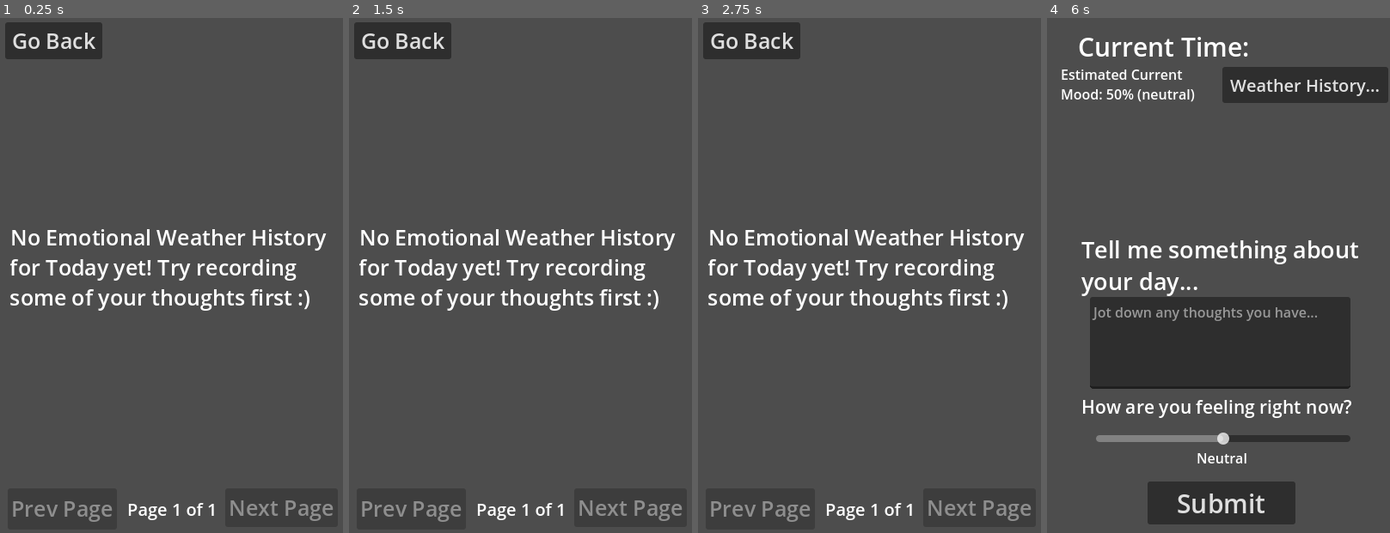
Above: before the commit, frames 1-4 (left to right).
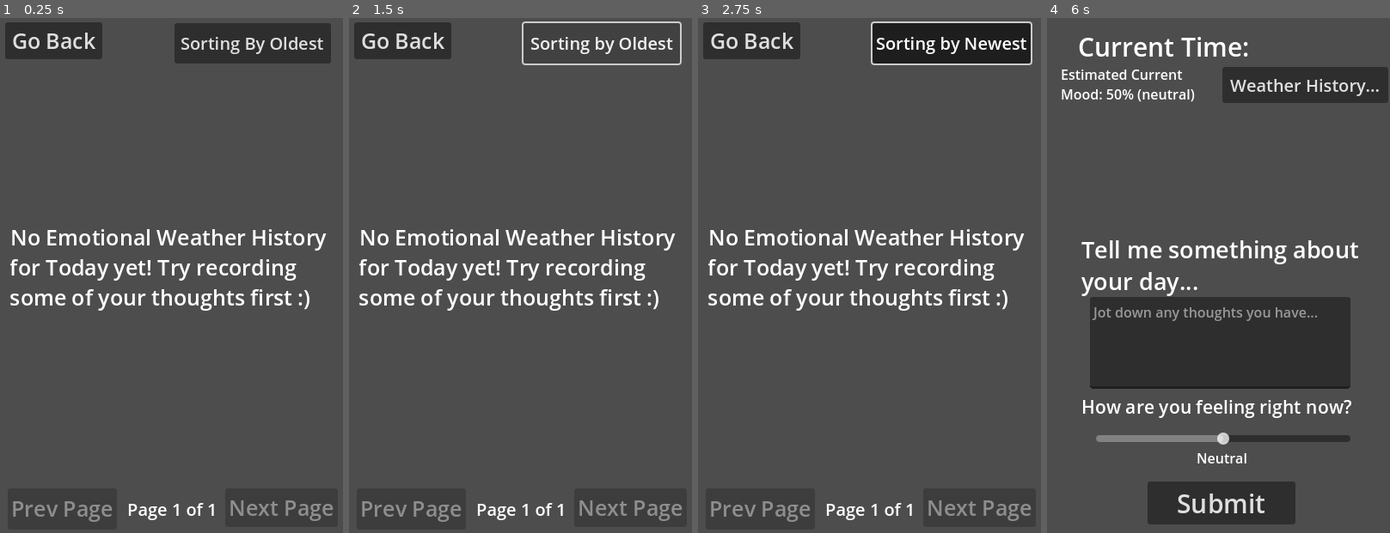
Above: after the commit, the same moments.

Repository: chisatonishikigi479/Hack-Washu-Project-2025-Repo-v2
Game: Godot game, scene res://HistoryScreen.tscn
Two runs of this game, one before a commit and one after it. Both use one fixed random seed, a clock stepped at 60 frames per second and the inputs below. The project has no main scene, so this scene is started directly.
Inputs (mouse positions are in pixels of both pictures, inside the frame that each line leads up to):
- Up to frame 1 (0.25 s): no input
- Up to frame 2 (1.5 s): click (602, 43) at 0.5 s, where only the run after the commit has a clickable "Sorting By Oldest"; click (602, 43) at 1.25 s, where only the run after the commit has a clickable "Sorting by Newest"
- Up to frame 3 (2.75 s): click (951, 43) at 2 s, where only the run after the commit has a clickable "Sorting by Oldest"
- Up to frame 4 (6 s): click (1300, 43) at 2.75 s, where only the run after the commit has a clickable "Sorting by Newest"; click (1300, 43) at 3.5 s, where only the run after the commit has a clickable "Sorting by Oldest"; click (1300, 43) at 4.25 s, where only the run after the commit has a clickable "Sorting by Newest"; click (1300, 43) at 5 s, where only the run after the commit has a clickable "Sorting by Oldest"; click "Go Back" at 5.75 s

The runs differ from the first frame. In frame 1, 3.5% of the frame differs, in the area x 50-97%, y 1-9%; in frame 2, 0.8%; in frame 3, 3.9%, in the area x 50-98%, y 0-10%; in frame 4, nothing differs.
Error in both runs: Out of bounds get index '-1' (on base: 'Array') (res://home_screen.gd:6)

Commit message:
pushed some new progress

Diff:
--- a/HistoryScreen.tscn
+++ b/HistoryScreen.tscn
@@ -47,6 +47,16 @@
 text = "No Emotional Weather History for Today yet! Try recording some of your thoughts first :)
 "
 
+[node name="SortToggleButton" type="Button" parent="."]
+offset_left = 204.0
+offset_top = 6.0
+offset_right = 386.0
+offset_bottom = 53.0
+theme_override_font_sizes/font_size = 20
+toggle_mode = true
+text = "Sorting By Oldest"
+
 [connection signal="pressed" from="BackButton" to="." method="_on_back_button_pressed"]
 [connection signal="pressed" from="PrevPage" to="." method="_on_prev_page_pressed"]
 [connection signal="pressed" from="NextPage" to="." method="_on_next_page_pressed"]
+[connection signal="toggled" from="SortToggleButton" to="." method="_on_sort_toggle_button_toggled"]
--- a/history_screen.gd
+++ b/history_screen.gd
@@ -39,16 +39,29 @@
 	for record_item in record_items:
 		record_item.queue_free()
 	record_items = []
-	for i in range (4):
 
-		var currIndex = 4*pageNum + i + 1
-		if currIndex < GlobalData.prompt_responses_during_day.size():
-			var item = record_item.instantiate()
-			item.global_position = Vector2(0, 60 + 120*i)
-			add_child(item)
-			item.index = currIndex
-			item.set_visible(true)
-			record_items.append(item)
+	if not sortByNewest:
+		for i in range (4):
+
+			var currIndex = 4*pageNum + i + 1
+			if currIndex < GlobalData.prompt_responses_during_day.size():
+				var item = record_item.instantiate()
+				item.global_position = Vector2(0, 60 + 120*i)
+				add_child(item)
+				item.index = currIndex
+				item.set_visible(true)
+				record_items.append(item)
+
+	else:
+		for i in range (4):
+			var currIndex = GlobalData.prompt_responses_during_day.size() - 1 - (4*pageNum + i)
+			if currIndex < GlobalData.prompt_responses_during_day.size() and currIndex > 0:
+				var item = record_item.instantiate()
+				item.global_position = Vector2(0, 60 + 120*i)
+				add_child(item)
+				item.index = currIndex
+				item.set_visible(true)
+				record_items.append(item)
 
 
 	pass
@@ -64,3 +77,15 @@
 	pageNum = max(0, pageNum - 1)
 	generate_records()
 	pass # Replace with function body.
+
+
+func _on_sort_toggle_button_toggled(toggled_on: bool) -> void:
+	sortByNewest = toggled_on
+	if toggled_on:
+		$SortToggleButton.text = "Sorting by Newest"
+	else:
+		$SortToggleButton.text = "Sorting by Oldest"
+	pageNum = 0
+	generate_records()
+
+	pass # Replace with function body.
